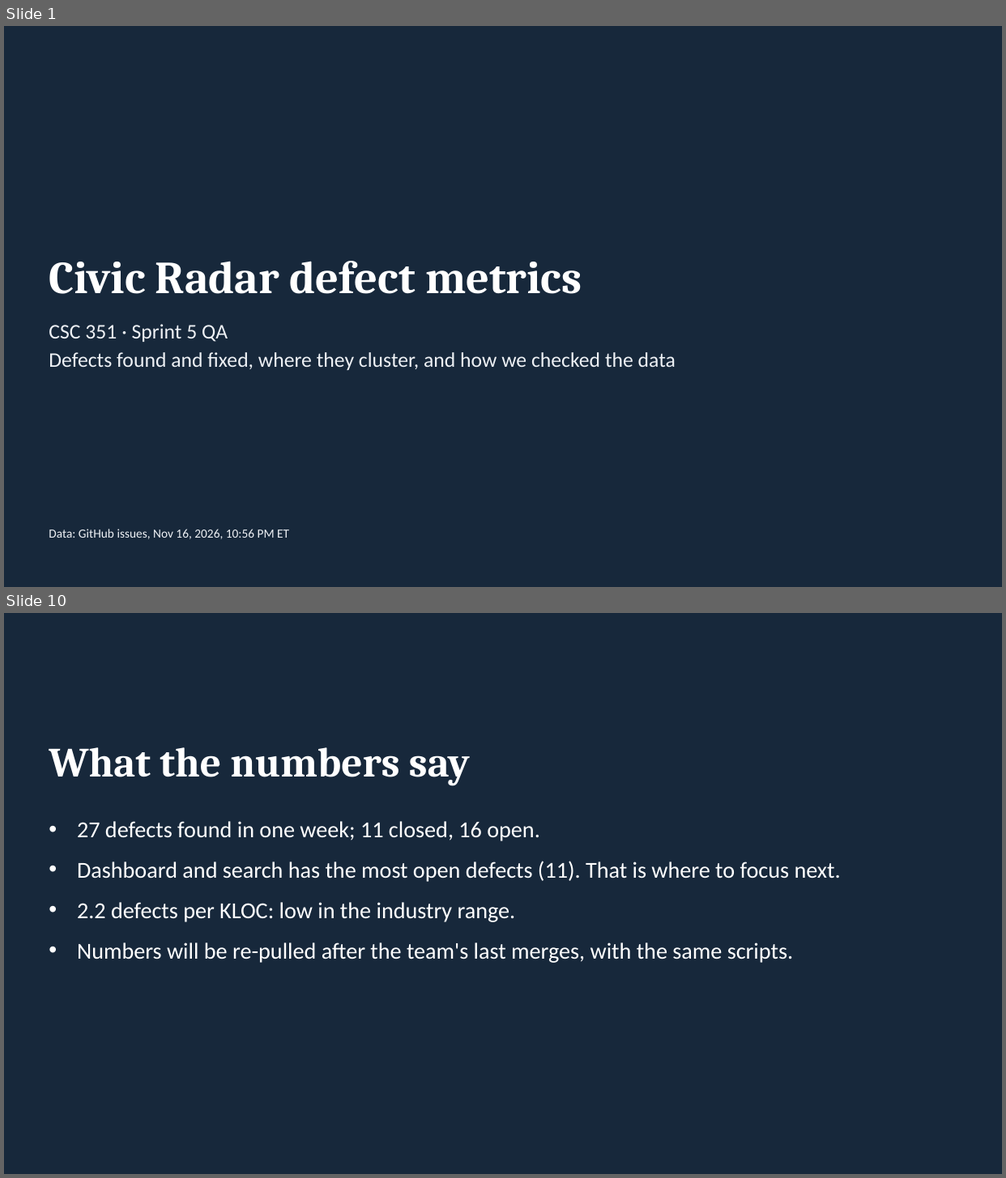
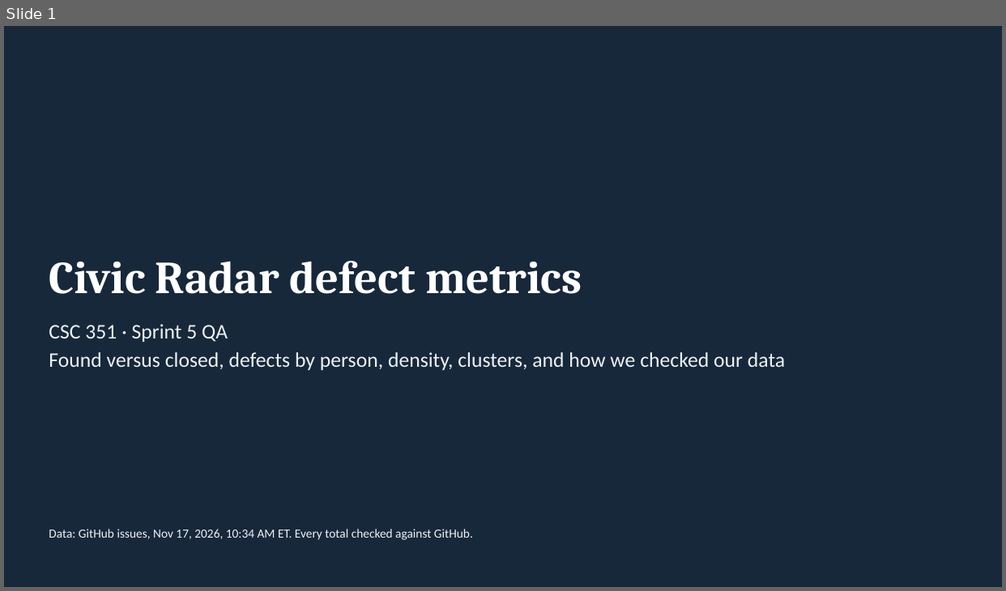
Before and after one commit to Civic-Radar/civicradar-project, a slide deck: Defect Metrics/Civic Radar Defect Metrics.pptx. Shown one above the other, each under a label of ours: slides 1 and 10 before the commit, slide 1 after it; the slides between them are not shown. The pictures are 1006x1178 and 1006x591 pixels, drawn with LibreOffice and Linux fonts; fonts in the diff are those of the drawing. Boxes give left, top, right and bottom in pixels: in the first picture for what was removed or moved away, otherwise in the second. Text is boxed around its words. In the diff, an @@ line names an element or a change of style, - is before the commit and + after.

Commit message:
Refresh Phase B defect metrics after the team's last merges and follow the lecture example
Pulled from GitHub on November 17, 2026 at 10:34 AM ET: 27 defects found, 23 closed, 4 open. Lines of code recounted with cloc on main (6bd95e3): 12,675, so 2.1 defects per KLOC.

Defects by person now include the 7 real reports our team filed against the team we tested (SonjaSeferasi/ssu-starter-app-v2); form tests, duplicates and one withdrawn report are listed and left out. Charts now have labeled axes, and defect clusters add a full defects-by-SRS-item chart and table that add up to 27. Severity table adds average days to fix.

The slides follow the CSC 351 Defect Metrics lecture example. Removed the PNG charts and their scripts, since the deck's native charts replace them. checks.py reruns the GitHub search cross-checks.

```diff
--- a/Defect Metrics/Civic Radar Defect Metrics.pptx
+++ b/Defect Metrics/Civic Radar Defect Metrics.pptx
@@ slide 10 removed at [4,613,1002,1174], background #17283B @@
@@ title removed at [49,747,470,786] @@
-What the numbers say
@@ text removed at [77,821,841,963] @@
-• 27 defects found in one week; 11 closed, 16 open.
-• Dashboard and search has the most open defects (11). That is where to focus next.
-• 2.2 defects per KLOC: low in the industry range.
-• Numbers will be re-pulled after the team's last merges, with the same scripts.
@@ slide 1 changed as well @@
@@ text at [49,352,785,370]: text changed @@
-Defects found and fixed, where they cluster, and how we checked the data
+Found versus closed, defects by person, density, clusters, and how we checked our data
@@ text at [49,529,473,540]: text changed @@
-Data: GitHub issues, Nov 16, 2026, 10:56 PM ET
+Data: GitHub issues, Nov 17, 2026, 10:34 AM ET. Every total checked against GitHub.
```
Also in this commit, not shown: 6 other slides changed, 1 slide added, 2 other slides removed, 16 other files.
